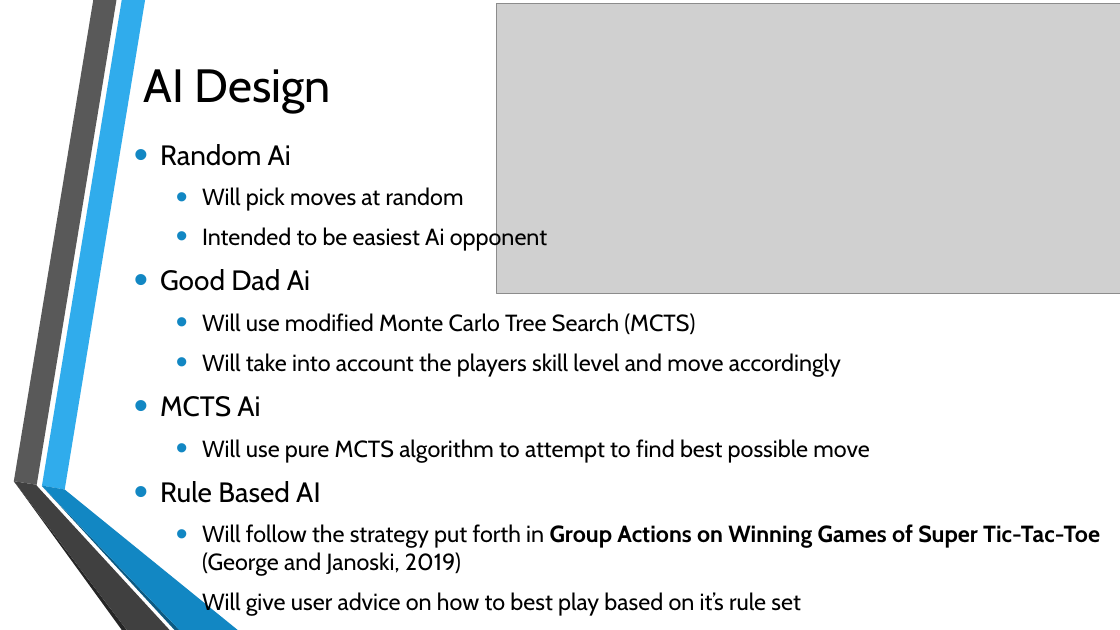
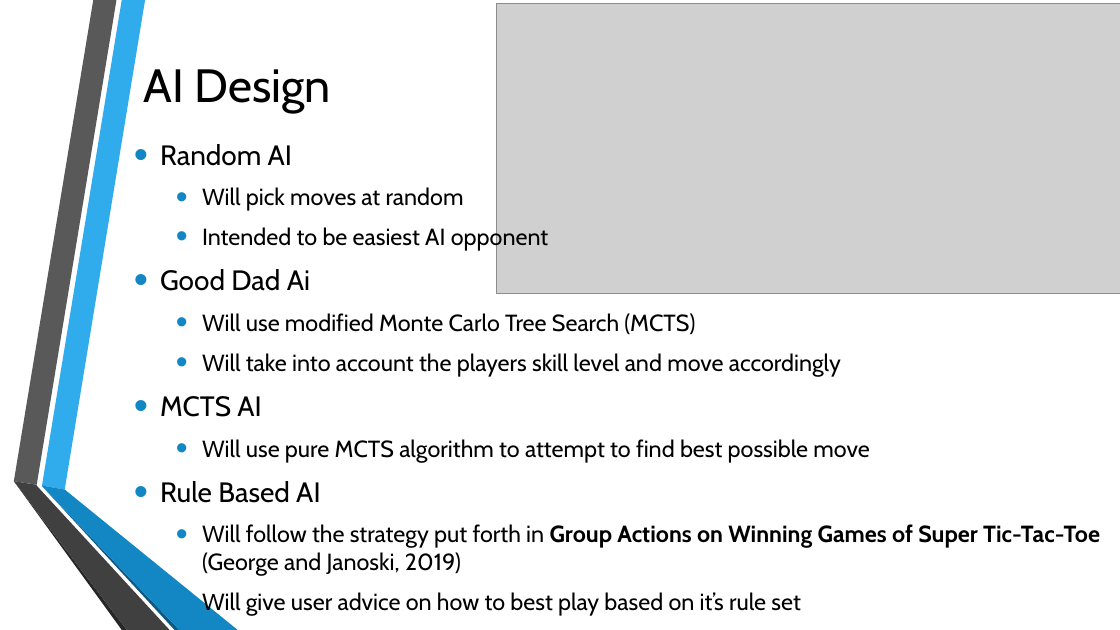
Before and after one commit to mDinardo08/diss, a slide deck: slide 6 of PosterDayPresentation.pptx. Drawn at 1120x630 pixels with LibreOffice and Linux fonts; fonts in the diff are those of the drawing; grey boxes stand for pictures; background and template pictures are left out. Boxes give left, top, right and bottom in pixels: in the first picture for what was removed or moved away, otherwise in the second. Text is boxed around its words. In the diff, an @@ line names an element or a change of style, - is before the commit and + after.

Commit message:
random service

```diff
--- a/PosterDayPresentation.pptx
+++ b/PosterDayPresentation.pptx
@@ text at <box>160,144,292,166</box>: text changed @@
-• Random Ai
+• Random AI
@@ text at <box>202,225,548,251</box>: text changed @@
-  • Intended to be easiest Ai opponent
+  • Intended to be easiest AI opponent
@@ text at <box>160,396,261,417</box>: text changed @@
-• MCTS Ai
+• MCTS AI
```
Also in this commit, not shown: 3 other slides changed, 3 other files.
